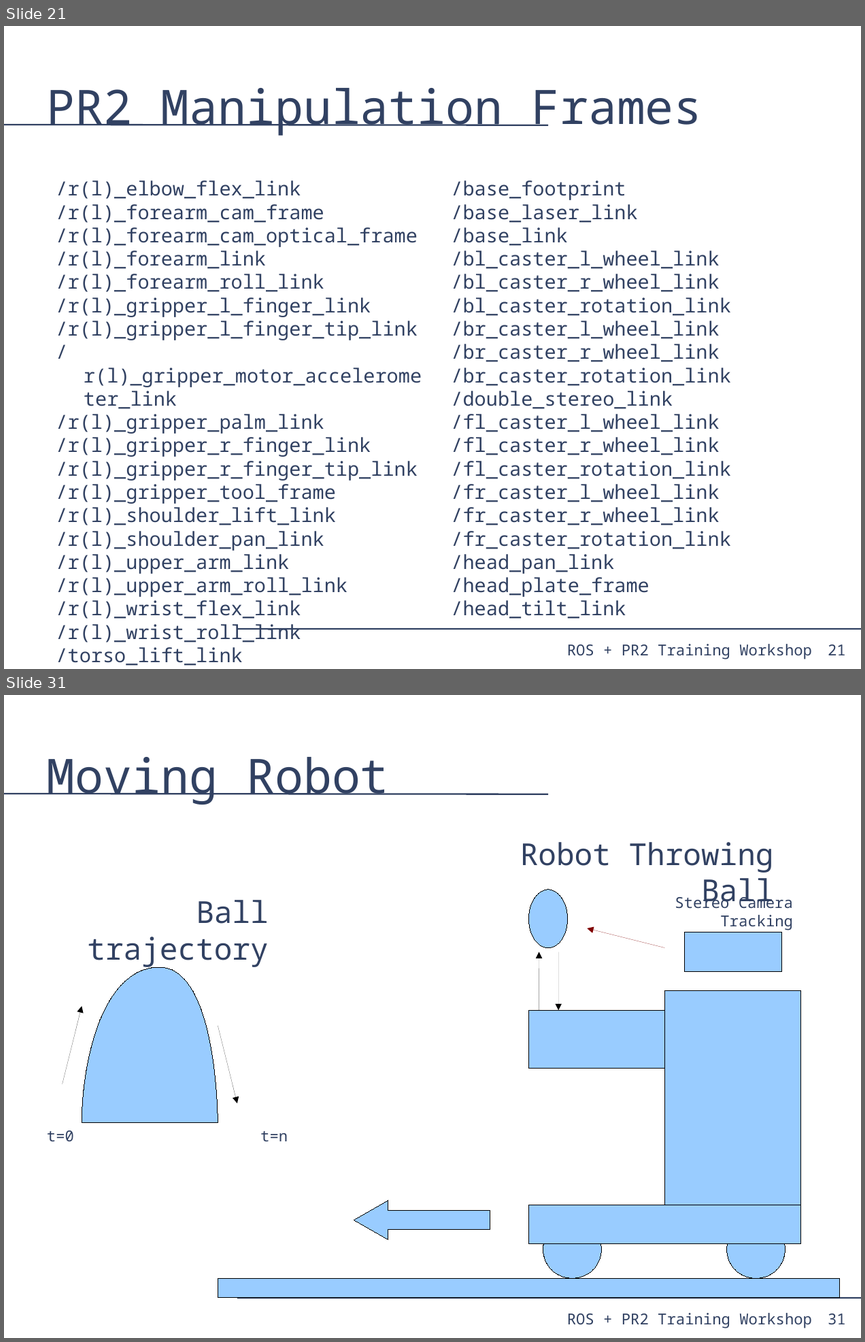
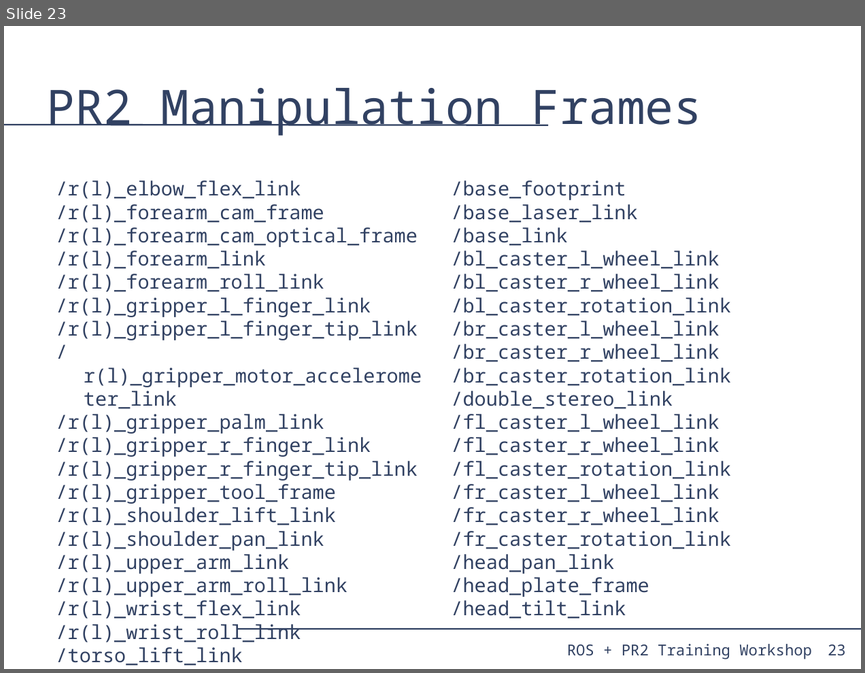
Before and after one commit to PR2/pr2_docs, a slide deck: pr2_training_workshop/tf/tf_training.odp. Shown one above the other, each under a label of ours: slides 21 and 31 before the commit, slide 23 after it; the slides between them are not shown. The pictures are 865x1342 and 865x673 pixels, drawn with LibreOffice and Linux fonts; fonts in the diff are those of the drawing. Boxes give left, top, right and bottom in pixels: in the first picture for what was removed or moved away, otherwise in the second. Text is boxed around its words. In the diff, an @@ line names an element or a change of style, - is before the commit and + after.

```diff
--- a/pr2_training_workshop/tf/tf_training.odp
+++ b/pr2_training_workshop/tf/tf_training.odp
@@ slide 31 removed at [4,695,861,1338], background #FFFFFF; not listed: 4 template elements that a slide beside it also shows @@
@@ title removed at [47,757,389,804] @@
-Moving Robot
@@ text removed at [520,842,774,909] @@
-Robot Throwing Ball
@@ ellipse removed at [529,889,568,948] @@
@@ text removed at [674,894,793,930] @@
-Stereo Camera Tracking
@@ text removed at [87,900,269,968] @@
-Ball trajectory
@@ arrow removed from (665, 948) to (587, 928) @@
@@ rectangle removed at [684,932,781,971] @@
@@ arrow removed from (539, 1010) to (539, 951) @@
@@ arrow removed from (558, 951) to (558, 1010) @@
@@ freeform shape removed at [82,967,218,1123] @@
@@ rectangle removed at [665,990,801,1204] @@
@@ arrow removed from (62, 1084) to (82, 1006) @@
@@ rectangle removed at [529,1010,665,1068] @@
@@ arrow removed from (218, 1025) to (237, 1103) @@
@@ text removed at [47,1130,74,1142] @@
-t=0
@@ text removed at [260,1131,288,1141] @@
-t=n
@@ left arrow removed at [354,1200,490,1239] @@
@@ rectangle removed at [529,1204,801,1243] @@
@@ ellipse removed at [544,1220,602,1278] @@
@@ ellipse removed at [727,1220,785,1278] @@
@@ rectangle removed at [218,1278,840,1297] @@
@@ what was slide 21 is now slide 23 @@
@@ page number at [827,644,846,655]: text changed @@
-21
+23
```
Also in this commit, not shown: 8 slides changed, 6 slides added, 13 other slides removed, 1 other file.
